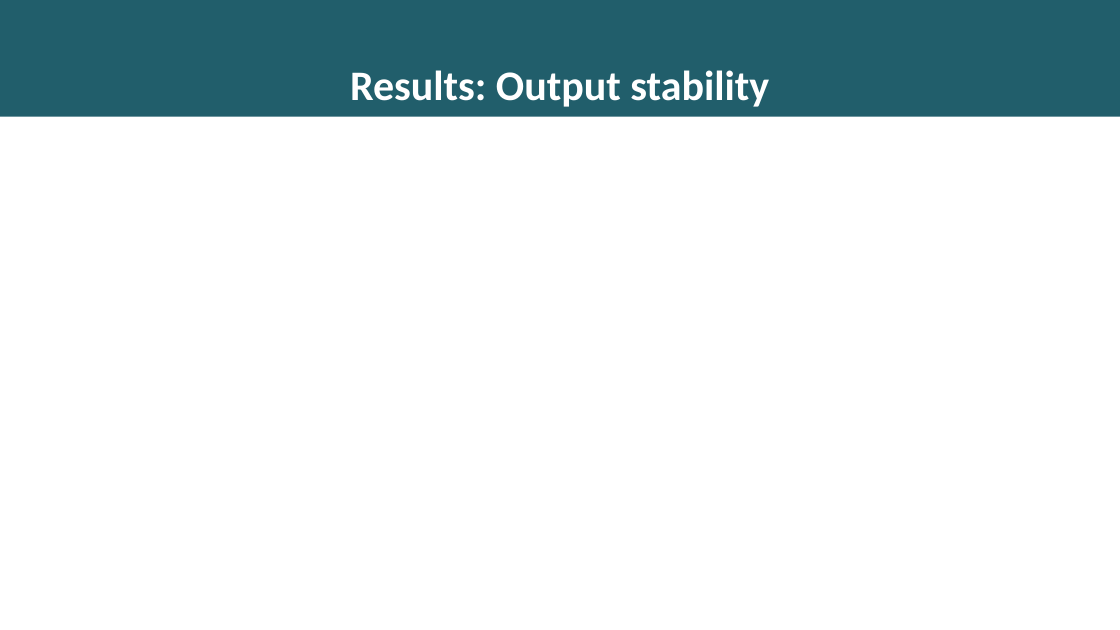
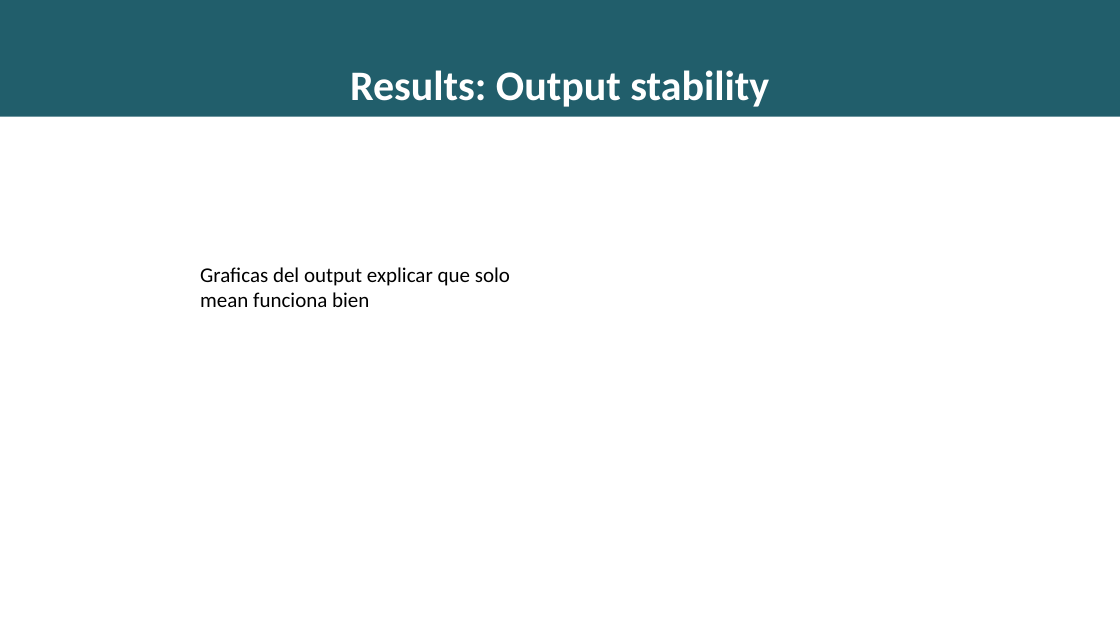
Before and after one commit to richardseba/TFG-Docs, a slide deck: slide 15 of Entregables/Presentacion.pptx (slide 9 before the commit). Drawn at 1120x630 pixels with LibreOffice and Linux fonts; fonts in the diff are those of the drawing. Boxes give left, top, right and bottom in pixels: in the first picture for what was removed or moved away, otherwise in the second. Text is boxed around its words. In the diff, an @@ line names an element or a change of style, - is before the commit and + after.

```diff
--- a/Entregables/Presentacion.pptx
+++ b/Entregables/Presentacion.pptx
@@ text added at box(200, 267, 510, 307), 18 pt, text #000000 @@
+Graficas del output explicar que solo mean funciona bien
```
Also in this commit, not shown: 7 other slides changed, 12 slides added, 3 slides removed, 9 other files.
